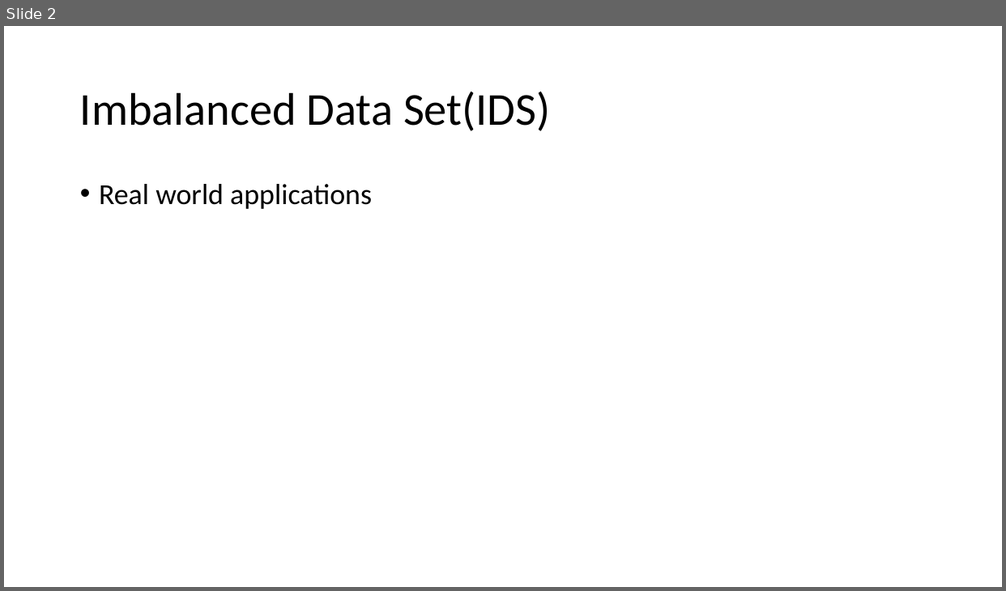
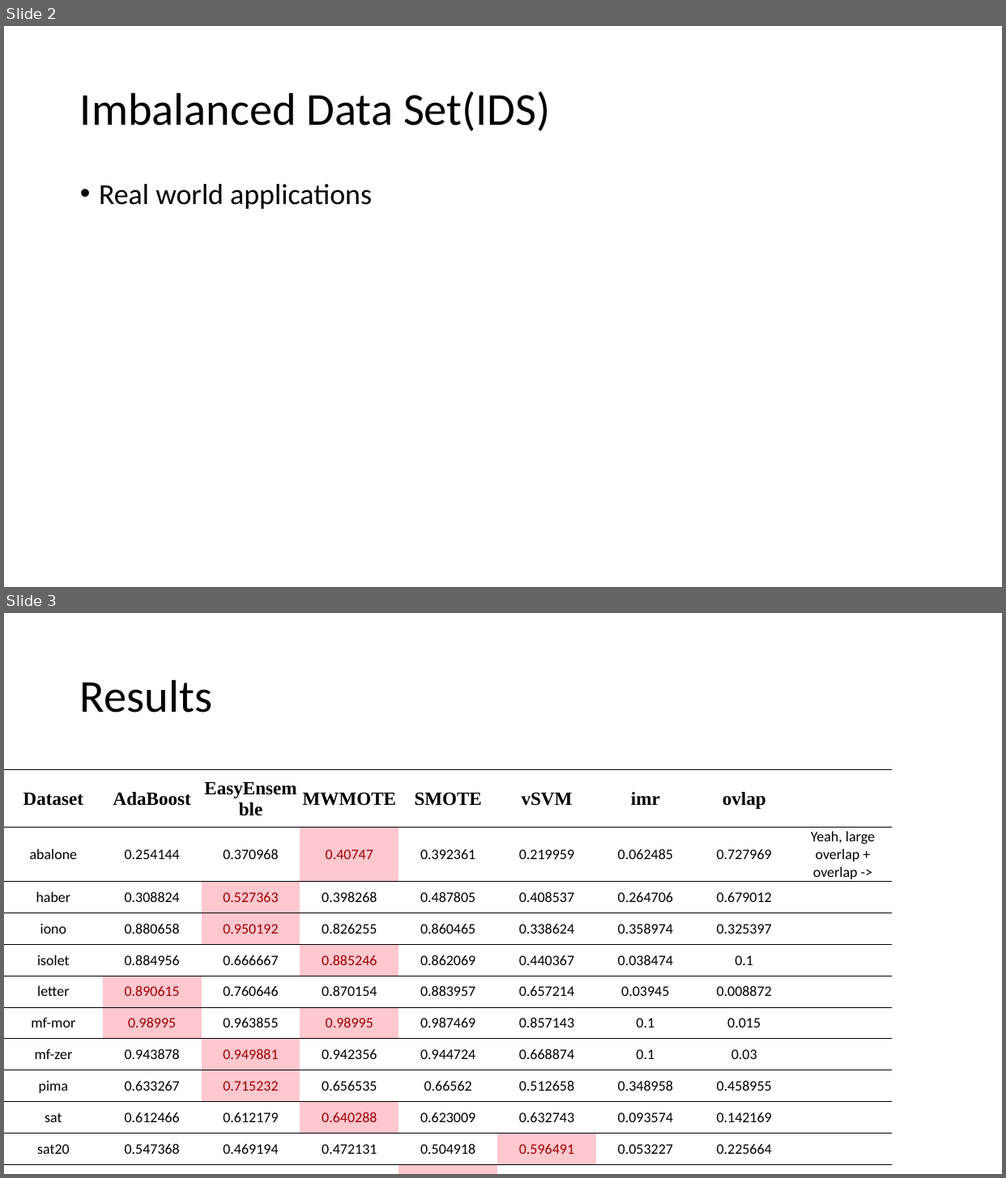
Before and after one commit to RKDSOne/ids, a slide deck: slides&notes/Learning on imbalanced data.pptx. Shown one above the other, each under a label of ours: slide 2 before the commit, slides 2 and 3 after it. The pictures are 1006x591 and 1006x1178 pixels, drawn with LibreOffice and Linux fonts; fonts in the diff are those of the drawing. Boxes give left, top, right and bottom in pixels: in the first picture for what was removed or moved away, otherwise in the second. Text is boxed around its words. In the diff, an @@ line names an element or a change of style, - is before the commit and + after.

```diff
--- a/slides&notes/Learning on imbalanced data.pptx
+++ b/slides&notes/Learning on imbalanced data.pptx
@@ slide 3 added at <box>4,613,1002,1174</box>, background #FFFFFF @@
@@ title added at <box>80,679,212,713</box>, 44 pt, text #000000 @@
+Results
@@ table added at <box>4,770,893,1174</box>, 12 rows, 9 columns @@
+Dataset | AdaBoost | EasyEnsemble | MWMOTE | SMOTE | vSVM | imr | ovlap | 
+abalone | 0.254144 | 0.370968 | 0.40747 | 0.392361 | 0.219959 | 0.062485 | 0.727969 | Yeah, large overlap + overlap ->
+haber | 0.308824 | 0.527363 | 0.398268 | 0.487805 | 0.408537 | 0.264706 | 0.679012 | 
+iono | 0.880658 | 0.950192 | 0.826255 | 0.860465 | 0.338624 | 0.358974 | 0.325397 | 
+isolet | 0.884956 | 0.666667 | 0.885246 | 0.862069 | 0.440367 | 0.038474 | 0.1 | 
+letter | 0.890615 | 0.760646 | 0.870154 | 0.883957 | 0.657214 | 0.03945 | 0.008872 | 
+mf-mor | 0.98995 | 0.963855 | 0.98995 | 0.987469 | 0.857143 | 0.1 | 0.015 | 
+mf-zer | 0.943878 | 0.949881 | 0.942356 | 0.944724 | 0.668874 | 0.1 | 0.03 | 
+pima | 0.633267 | 0.715232 | 0.656535 | 0.66562 | 0.512658 | 0.348958 | 0.458955 | 
+sat | 0.612466 | 0.612179 | 0.640288 | 0.623009 | 0.632743 | 0.093574 | 0.142169 | 
+sat20 | 0.547368 | 0.469194 | 0.472131 | 0.504918 | 0.596491 | 0.053227 | 0.225664 | 
+uair | 0.815299 | 0.771706 | 0.818854 | 0.829068 | 0.523206 | 0.117259 | 0.24209 | 
```
Also in this commit, not shown: 1 slide removed, 7 other files.
